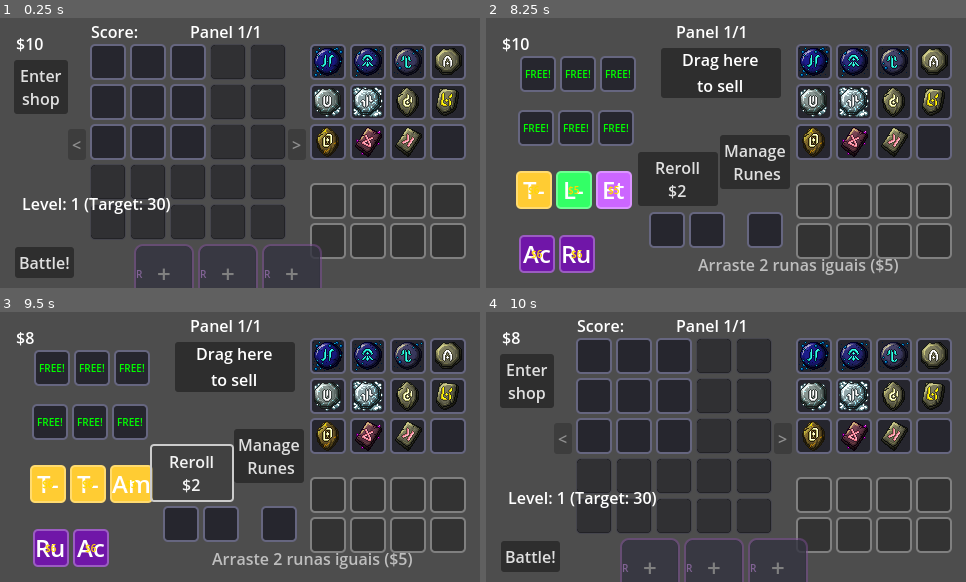
Above: before the commit, frames 1-4 (two rows, left to right).
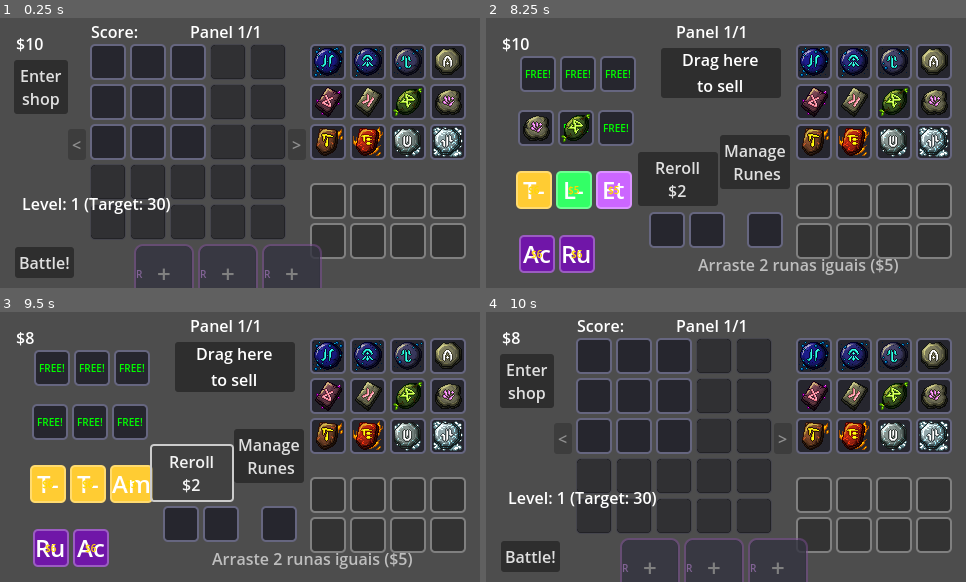
Above: after the commit, the same moments.

Repository: RenatoAAB/Runes
Game: Godot game, scene res://scenes/main.tscn
Same seed, same stepped clock (60 frames per second), same inputs: the game is played once before the commit and once after it.
Inputs:
- Up to frame 1 (0.25 s): no input
- Up to frame 2 (8.25 s): click "Enter shop" at 0.5 s; click "Manage Runes" at 1.25 s; click "Enter shop" at 2 s; click "Random $3" at 2.75 s; click "Reroll $2" at 3.5 s; click "Manage Runes" at 4.25 s; click "Battle!" at 5 s; click "Battle!" at 5.75 s; click "Battle!" at 6.5 s; click "Try Again" at 7.25 s; click "Enter shop" at 8 s
- Up to frame 3 (9.5 s): click "Reroll $2" at 8.75 s
- Up to frame 4 (10 s): click "Manage Runes" at 9.5 s

The runs differ from the first frame. In frame 1, 3.3% of the frame differs, in the area x 65-97%, y 25-52%; in frame 2, 4.1%, in the area x 7-97%, y 25-52%; in frame 3, 3.3%; in frame 4, 3.3%.

Commit message:
skill de criar runas e runas de oleo e acido

Diff:
--- a/resources/runes/uncommon/rune_acid.tres
+++ b/resources/runes/uncommon/rune_acid.tres
@@ -1,17 +1,45 @@
-[gd_resource type="Resource" script_class="RuneData" load_steps=4 format=3]
+[gd_resource type="Resource" script_class="RuneData" load_steps=12 format=3 uid="uid://tyjpv4xrba67"]
 
-[ext_resource type="Script" path="res://scripts/data/rune_data.gd" id="1_data"]
-[ext_resource type="Resource" path="res://resources/effects/effect_score_per_fire_adjacent.tres" id="2_effect1"]
-[ext_resource type="Resource" path="res://resources/effects/effect_score_per_water_adjacent.tres" id="3_effect2"]
+[ext_resource type="Script" uid="uid://s48ipf5uo7mv" path="res://scripts/data/rune_data.gd" id="1_data"]
+[ext_resource type="Script" uid="uid://dpxjxr3dyc4i0" path="res://scripts/data/rune_effect.gd" id="1_effect"]
+[ext_resource type="Resource" path="res://resources/effects/effect_score_30.tres" id="2_effect_base"]
+[ext_resource type="Resource" uid="uid://g3tyvvr22v14" path="res://resources/effects/conditions/condition_always.tres" id="3_condition_always"]
+[ext_resource type="Resource" uid="uid://dor0piyxrw5d8" path="res://resources/effects/targets/target_adjacent.tres" id="4_target_adjacent"]
+[ext_resource type="Script" uid="uid://cib1amkuncr6n" path="res://scripts/data/effects/payloads/payload_score_per_element.gd" id="5_payload_score_per_element"]
+[ext_resource type="Texture2D" uid="uid://bfiduljaix53t" path="res://sprites/icons/runes/Icon21.png" id="7_4hu2u"]
+
+[sub_resource type="Resource" id="Resource_payload_water"]
+script = ExtResource("5_payload_score_per_element")
+score_per_match = -10
+target_elements = Array[int]([1])
+metadata/_custom_type_script = "uid://cib1amkuncr6n"
+
+[sub_resource type="Resource" id="Resource_effect_water"]
+script = ExtResource("1_effect")
+condition = ExtResource("3_condition_always")
+target = ExtResource("4_target_adjacent")
+payload = SubResource("Resource_payload_water")
+metadata/_custom_type_script = "uid://dpxjxr3dyc4i0"
+
+[sub_resource type="Resource" id="Resource_payload_earth"]
+script = ExtResource("5_payload_score_per_element")
+score_per_match = 30
+target_elements = Array[int]([2])
+metadata/_custom_type_script = "uid://cib1amkuncr6n"
+
+[sub_resource type="Resource" id="Resource_effect_earth"]
+script = ExtResource("1_effect")
+condition = ExtResource("3_condition_always")
+target = ExtResource("4_target_adjacent")
+payload = SubResource("Resource_payload_earth")
+metadata/_custom_type_script = "uid://dpxjxr3dyc4i0"
 
 [resource]
 script = ExtResource("1_data")
 id = "acid"
 rune_name = "Acido"
-description = "+10 pontos por runa de Fogo adjacente. +10 pontos por runa de Água adjacente."
-tier = 1
+description = "+30 pontos; -10 pontos por cada água adjacente; +30 pontos por cada terra adjacente."
 rarity = 1
-elements = [0, 1]
-base_max_activations = 1
-is_indestructible = true
-effects = [ExtResource("2_effect1"), ExtResource("3_effect2")]
+elements = Array[int]([0, 1])
+textures = Array[Texture2D]([ExtResource("7_4hu2u")])
+effects = Array[ExtResource("1_effect")]([ExtResource("2_effect_base"), SubResource("Resource_effect_water"), SubResource("Resource_effect_earth")])
--- a/resources/runes/uncommon/rune_oil.tres
+++ b/resources/runes/uncommon/rune_oil.tres
@@ -1,16 +1,37 @@
-[gd_resource type="Resource" script_class="RuneData" load_steps=3 format=3]
+[gd_resource type="Resource" script_class="RuneData" load_steps=11 format=3 uid="uid://gvpsjpvb5tkd"]
 
-[ext_resource type="Script" path="res://scripts/data/rune_data.gd" id="1_data"]
-[ext_resource type="Resource" path="res://resources/effects/effect_score_per_fire_adjacent.tres" id="2_effect"]
+[ext_resource type="Script" uid="uid://s48ipf5uo7mv" path="res://scripts/data/rune_data.gd" id="1_data"]
+[ext_resource type="Script" uid="uid://dpxjxr3dyc4i0" path="res://scripts/data/rune_effect.gd" id="1_effect"]
+[ext_resource type="Resource" path="res://resources/effects/effect_score_30.tres" id="2_effect_base"]
+[ext_resource type="Resource" uid="uid://g3tyvvr22v14" path="res://resources/effects/conditions/condition_always.tres" id="3_condition_always"]
+[ext_resource type="Script" uid="uid://dcsjurfbgmtve" path="res://scripts/data/effects/targets/target_adjacent.gd" id="4_target_adjacent"]
+[ext_resource type="Script" uid="uid://j1fli55jpuw7" path="res://scripts/data/effects/payloads/payload_score_per_remaining_activations.gd" id="5_payload_remaining"]
+[ext_resource type="Texture2D" uid="uid://n2u3u4q6apqk" path="res://sprites/icons/runes/Icon31.png" id="6_texture"]
+
+[sub_resource type="Resource" id="Resource_payload_fire_remaining"]
+script = ExtResource("5_payload_remaining")
+activation_source = 2
+allowed_elements = Array[int]([0])
+metadata/_custom_type_script = "uid://dpxjxr3dyc4i0"
+
+[sub_resource type="Resource" id="Resource_target_adjacent_diag"]
+script = ExtResource("4_target_adjacent")
+include_diagonals = true
+metadata/_custom_type_script = "uid://dcsjurfbgmtve"
+
+[sub_resource type="Resource" id="Resource_effect_fire_remaining"]
+script = ExtResource("1_effect")
+condition = ExtResource("3_condition_always")
+target = SubResource("Resource_target_adjacent_diag")
+payload = SubResource("Resource_payload_fire_remaining")
+metadata/_custom_type_script = "uid://dpxjxr3dyc4i0"
 
 [resource]
 script = ExtResource("1_data")
 id = "oil"
 rune_name = "Oleo"
-description = "+10 pontos por runa de Fogo adjacente com ativações restantes."
-tier = 1
+description = "+30 pontos; +10 por cada ativação restante em runas de fogo adjacentes (inclui diagonais)."
 rarity = 1
-elements = [0, 1]
-base_max_activations = 1
-is_indestructible = true
-effects = [ExtResource("2_effect")]
+elements = Array[int]([0, 1])
+textures = Array[Texture2D]([ExtResource("6_texture")])
+effects = Array[ExtResource("1_effect")]([ExtResource("2_effect_base"), SubResource("Resource_effect_fire_remaining")])
--- a/scenes/main.tscn
+++ b/scenes/main.tscn
@@ -13,15 +13,16 @@
 [ext_resource type="Script" uid="uid://c212fo845qvri" path="res://scripts/ui/tooltip_manager.gd" id="7_trceg"]
 [ext_resource type="Resource" uid="uid://d4c7213tdx4ar" path="res://resources/runes/common/rune_rain.tres" id="11_gqmmt"]
 [ext_resource type="Script" uid="uid://2lm3cymbdyl3" path="res://scripts/ui/shop_ui.gd" id="11_shop"]
+[ext_resource type="Resource" uid="uid://tyjpv4xrba67" path="res://resources/runes/uncommon/rune_acid.tres" id="12_pm3ni"]
 [ext_resource type="Script" uid="uid://1napf1qi4oou" path="res://scripts/ui/sell_area.gd" id="12_sell"]
 [ext_resource type="Resource" uid="uid://cbsfn5616uj0h" path="res://resources/runes/common/rune_drop.tres" id="12_yc10j"]
 [ext_resource type="Resource" uid="uid://b6folj8yfdd3e" path="res://resources/runes/common/rune_air.tres" id="13_pm3ni"]
-[ext_resource type="Resource" uid="uid://b5fb5gnvq8lye" path="res://resources/runes/common/rune_rock.tres" id="14_og1vs"]
+[ext_resource type="Resource" uid="uid://gvpsjpvb5tkd" path="res://resources/runes/uncommon/rune_oil.tres" id="13_y6deb"]
+[ext_resource type="Resource" uid="uid://c6gjg03cc4ok1" path="res://resources/runes/common/rune_fire.tres" id="14_og1vs"]
 [ext_resource type="Resource" uid="uid://bub1031y2cc0f" path="res://resources/runes/common/rune_wind.tres" id="14_y6deb"]
 [ext_resource type="Resource" uid="uid://2s5sow7ix6xs" path="res://resources/runes/common/rune_crystal.tres" id="15_2wyq8"]
 [ext_resource type="Resource" uid="uid://ckyhnu5tbt81e" path="res://resources/runes/common/rune_sound.tres" id="15_og1vs"]
-[ext_resource type="Resource" uid="uid://c5b674oqjdf3d" path="res://resources/runes/common/rune_metal.tres" id="15_y6deb"]
-[ext_resource type="Resource" uid="uid://supn6813u1vc" path="res://resources/runes/common/rune_earth.tres" id="16_og1vs"]
+[ext_resource type="Resource" uid="uid://ml10vvmqv6al" path="res://resources/runes/common/rune_plasma.tres" id="15_vxglm"]
 [ext_resource type="Resource" uid="uid://ir0f66cvciev" path="res://resources/runes/common/rune_bone.tres" id="16_vxglm"]
 [ext_resource type="Resource" uid="uid://drwnsdkkhm5um" path="res://resources/runes/drop_rates.tres" id="18_pm3ni"]
 
@@ -56,7 +57,7 @@
 inventory_manager = NodePath("../InventoryManager")
 grid_manager = NodePath("../GridManager")
 base_target_score = 30
-initial_runes = Array[ExtResource("5_muem4")]([ExtResource("7_jbj1t"), ExtResource("11_gqmmt"), ExtResource("12_yc10j"), ExtResource("13_pm3ni"), ExtResource("14_y6deb"), ExtResource("15_og1vs"), ExtResource("15_y6deb"), ExtResource("16_og1vs"), ExtResource("14_og1vs"), ExtResource("15_2wyq8"), ExtResource("16_vxglm")])
+initial_runes = Array[ExtResource("5_muem4")]([ExtResource("7_jbj1t"), ExtResource("11_gqmmt"), ExtResource("12_yc10j"), ExtResource("13_pm3ni"), ExtResource("15_2wyq8"), ExtResource("16_vxglm"), ExtResource("12_pm3ni"), ExtResource("13_y6deb"), ExtResource("14_og1vs"), ExtResource("15_vxglm"), ExtResource("14_y6deb"), ExtResource("15_og1vs")])
 rune_drop_rates = ExtResource("18_pm3ni")
 
 [node name="GridManager" type="Node" parent="Managers"]
--- a/scripts/data/effects/payloads/payload_score_per_remaining_activations.gd
+++ b/scripts/data/effects/payloads/payload_score_per_remaining_activations.gd
@@ -1,5 +1,7 @@
 class_name PayloadScorePerRemainingActivations
 extends EffectPayload
+
+const ElementIcons = preload("res://scripts/core/element_icons.gd")
 
 ## Adds score based on remaining activations of source or target runes.
 ## Used for: Gelo (+10 per own remaining), Óleo (+10 per fire adjacent remaining), Som (reader steps)
@@ -13,6 +15,7 @@
 @export var score_per_activation: int = 10
 @export var activation_source: ActivationSource = ActivationSource.SELF
 @export var is_permanent: bool = false
+@export var allowed_elements: Array[GameEnums.Element] = [] ## Optional filter; empty means no element restriction
 
 func execute(targets: Array[GridSlot], source_rune: RuneInstance, context: BattleContext) -> void:
 	var activation_count = 0
@@ -25,6 +28,8 @@
 			for slot in targets:
 				if slot.is_empty():
 					continue
+				if not _is_element_allowed(slot.rune.data.elements):
+					continue
 				var target_rune = slot.rune
 				var remaining = target_rune.get_max_activations() - target_rune.current_activations
 				if remaining > 0:
@@ -33,6 +38,8 @@
 		ActivationSource.TARGETS_SUM:
 			for slot in targets:
 				if slot.is_empty():
+					continue
+				if not _is_element_allowed(slot.rune.data.elements):
 					continue
 				var target_rune = slot.rune
 				var remaining = target_rune.get_max_activations() - target_rune.current_activations
@@ -45,15 +52,27 @@
 	apply_score(total, source_rune, context, is_permanent)
 
 
+func _is_element_allowed(elements: Array[GameEnums.Element]) -> bool:
+	if allowed_elements.is_empty():
+		return true
+	for elem in elements:
+		if elem in allowed_elements:
+			return true
+	return false
+
+
 func get_description() -> String:
 	var source_str = ""
+	var elems_str = ""
+	if not allowed_elements.is_empty():
+		elems_str = ElementIcons.join(allowed_elements)
 	match activation_source:
 		ActivationSource.SELF:
 			source_str = "own remaining activation"
 		ActivationSource.TARGETS:
-			source_str = "target with remaining activations"
+			source_str = "%s target with remaining activations" % elems_str if elems_str != "" else "target with remaining activations"
 		ActivationSource.TARGETS_SUM:
-			source_str = "remaining activation in targets"
+			source_str = "remaining activation in %s targets" % elems_str if elems_str != "" else "remaining activation in targets"
 
 	var perm_str = " permanent" if is_permanent else ""
 	return "+%d%s Score per %s" % [score_per_activation, perm_str, source_str]
Not shown: 1 places in scenes/main.tscn that only renumber resources
Not shown, added: .github/skills/rune-creator/SKILL.md
